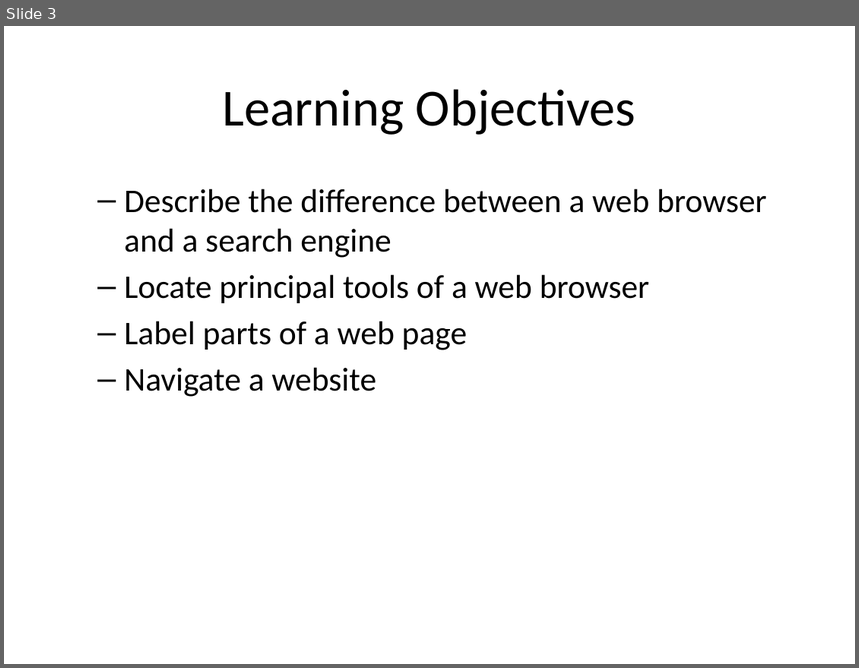
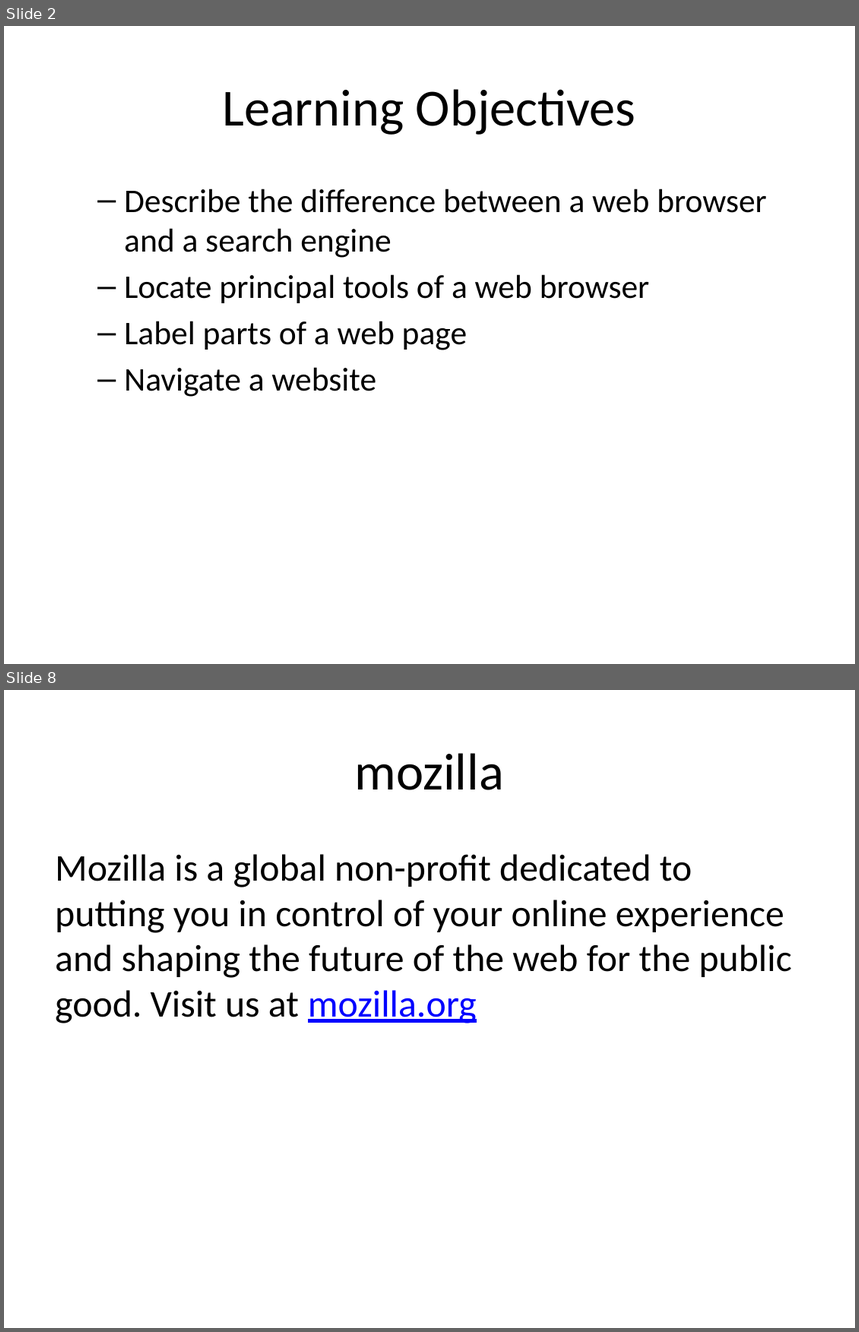
Before and after one commit to mr-eggleton/web-lit-core, a slide deck: powerpoints/03-make-friends-with-your-browser.pptx. Shown one above the other, each under a label of ours: slide 3 before the commit, slides 2 and 8 after it; the slides between them are not shown. The pictures are 859x668 and 859x1332 pixels, drawn with LibreOffice and Linux fonts; fonts in the diff are those of the drawing. Boxes give left, top, right and bottom in pixels: in the first picture for what was removed or moved away, otherwise in the second. Text is boxed around its words. In the diff, an @@ line names an element or a change of style, - is before the commit and + after.

```diff
--- a/powerpoints/03-make-friends-with-your-browser.pptx
+++ b/powerpoints/03-make-friends-with-your-browser.pptx
@@ slide 8 added at (x1=4, y1=690, x2=855, y2=1328), background #FFFFFF @@
@@ title added at (x1=354, y1=753, x2=504, y2=790), 44 pt, text #000000 @@
+mozilla
@@ text added at (x1=55, y1=854, x2=792, y2=1024), 32 pt, text #000000 @@
+Mozilla is a global non-profit dedicated to putting you in control of your online experience and shaping the future of the web for the public good. Visit us at mozilla.org
@@ what was slide 3 is now slide 2 @@
```
Also in this commit, not shown: 3 slides changed, 2 other slides added, 2 slides removed, 3 other files.
